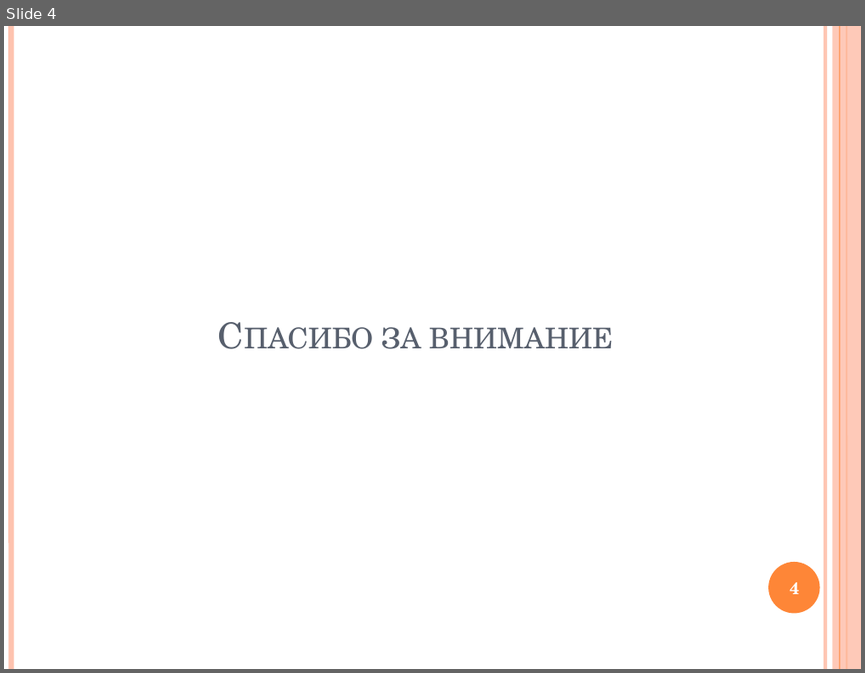
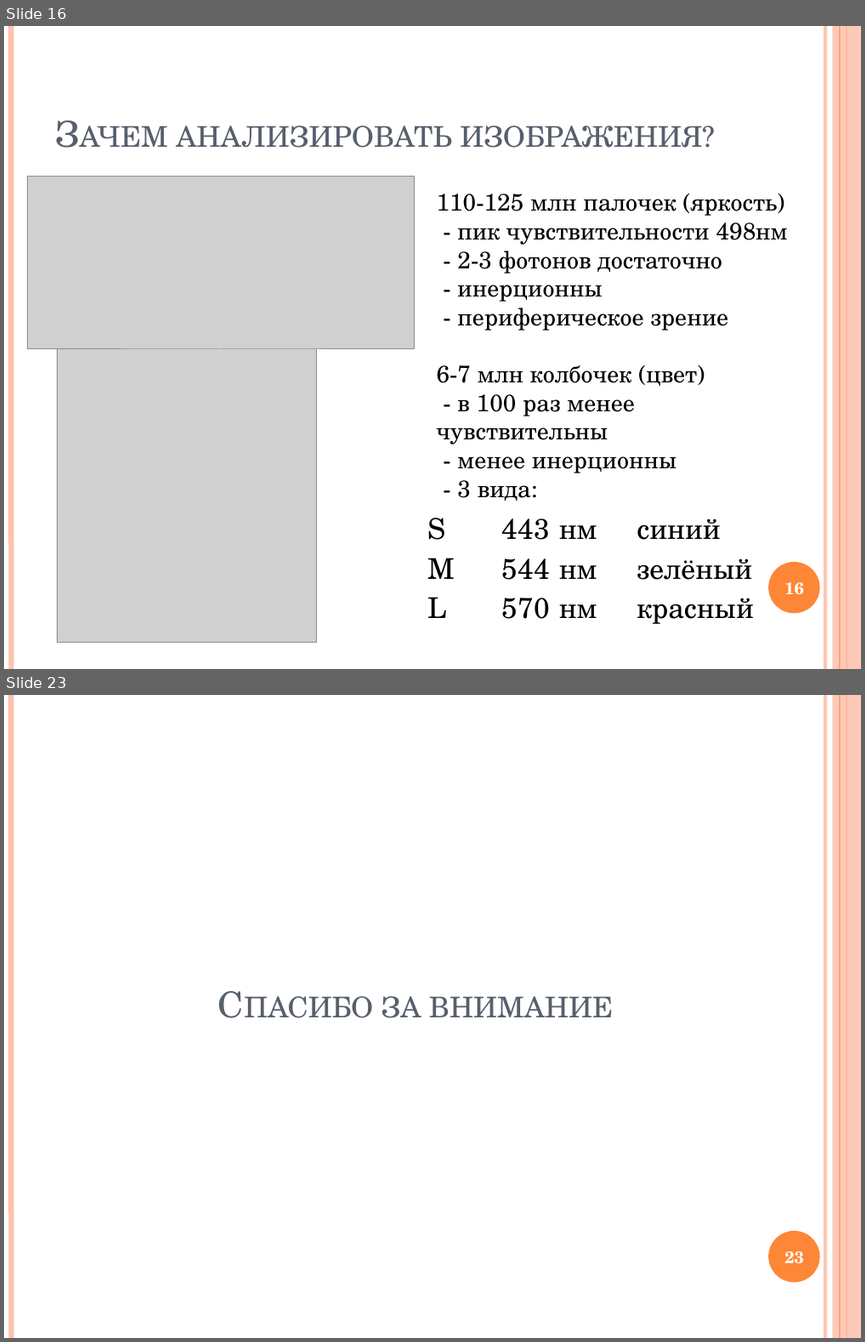
Before and after one commit to Kwentar/presentations, a slide deck: Image processing lessons/Lesson 1.pptx. Shown one above the other, each under a label of ours: slide 4 before the commit, slides 16 and 23 after it; the slides between them are not shown. The pictures are 865x673 and 865x1342 pixels, drawn with LibreOffice and Linux fonts; fonts in the diff are those of the drawing; grey boxes stand for pictures. Boxes give left, top, right and bottom in pixels: in the first picture for what was removed or moved away, otherwise in the second. Text is boxed around its words. In the diff, an @@ line names an element or a change of style, - is before the commit and + after.

```diff
--- a/Image processing lessons/Lesson 1.pptx
+++ b/Image processing lessons/Lesson 1.pptx
@@ slide 16 added at [4,26,861,669], background #FFFFFF; not listed: 6 template elements that a slide beside it also shows @@
@@ title added at [176,125,702,148], 30 pt, text #575F6D, small capitals @@
+Зачем анализировать изображения?
@@ picture added at [28,176,415,349] @@
@@ text added at [437,193,777,500], 20 pt, text #000000 @@
+110-125 млн палочек (яркость)
+- пик чувствительности 498нм
+- 2-3 фотонов достаточно
+- инерционны
+- периферическое зрение
+6-7 млн колбочек (цвет)
+- в 100 раз менее чувствительны
+- менее инерционны
+- 3 вида:
@@ picture added at [57,349,317,642] @@
@@ table added at [425,504,861,627], 3 rows, 3 columns @@
+S | 443 нм | синий
+M | 544 нм | зелёный
+L | 570 нм | красный
@@ page number added at [784,582,804,595], 14 pt, text #FFFFFF, bold @@
+16
@@ what was slide 4 is now slide 23 @@
@@ page number at [784,1251,804,1264]: text changed @@
-4
+23
```
Also in this commit, not shown: 1 slide changed, 20 other slides added, 2 slides removed.
